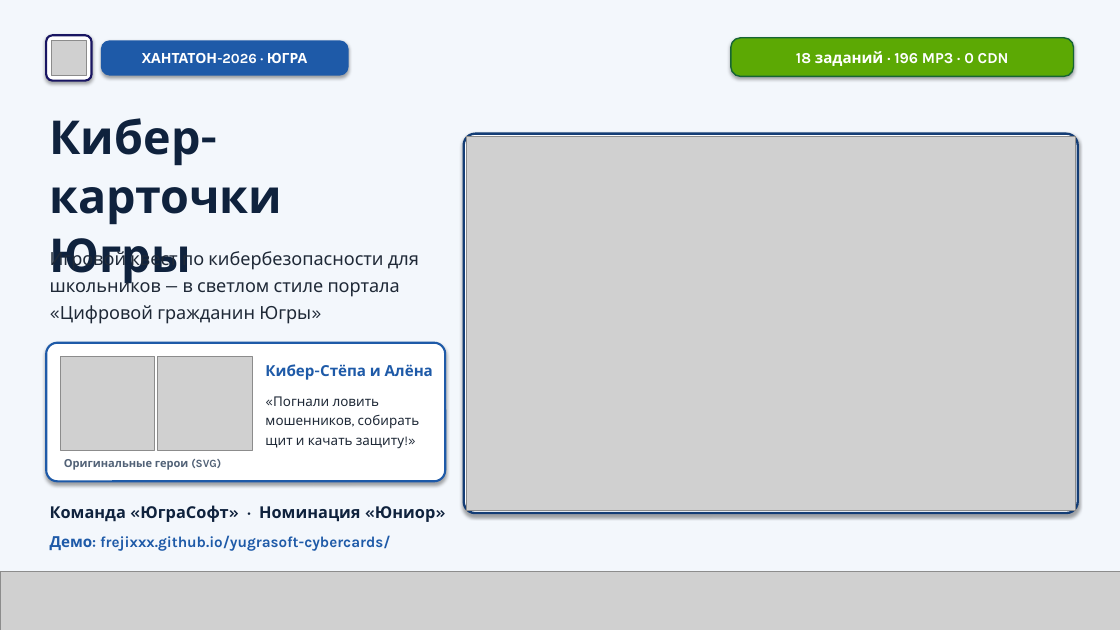
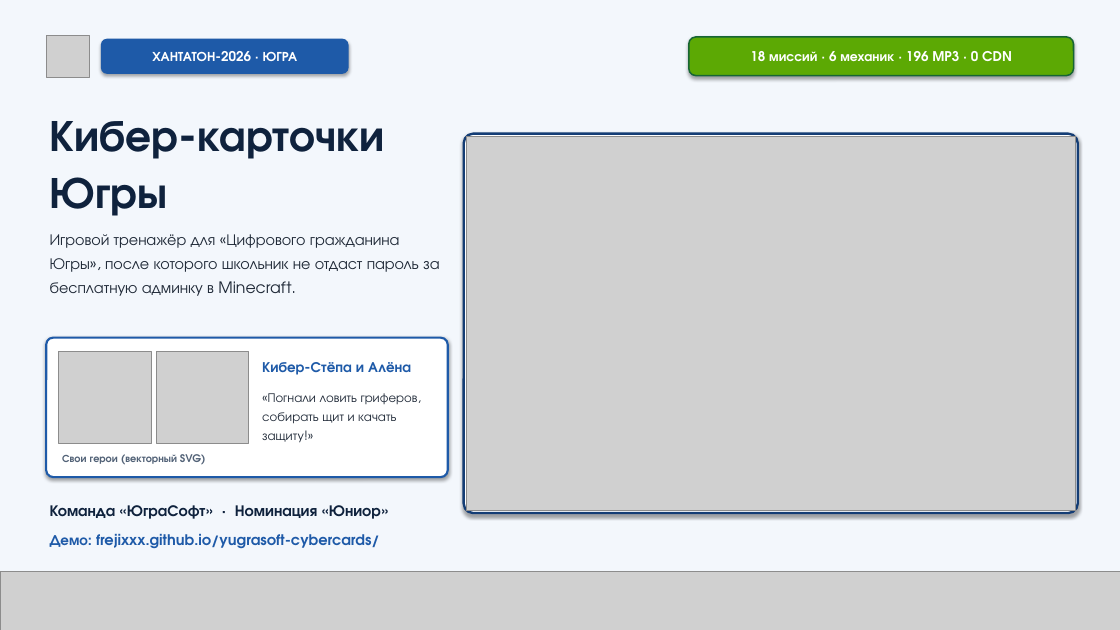
Before and after one commit to Frejixxx/yugrasoft-cybercards, a slide deck: slide 1 of Презентация_Кибер-карточки_Югры.pptx. Drawn at 1120x630 pixels with LibreOffice and Linux fonts; fonts in the diff are those of the drawing; grey boxes stand for pictures. Boxes give left, top, right and bottom in pixels: in the first picture for what was removed or moved away, otherwise in the second. Text is boxed around its words. In the diff, an @@ line names an element or a change of style, - is before the commit and + after.

```diff
--- a/Презентация_Кибер-карточки_Югры.pptx
+++ b/Презентация_Кибер-карточки_Югры.pptx
@@ picture: place and size @@
-picture at box(51, 40, 87, 76)
+picture at box(46, 35, 90, 77)
@@ rounded rectangle removed at box(46, 35, 92, 81) @@
@@ rounded rectangle "ХАНТАТОН-2026 · ЮГРА" at box(101, 39, 349, 74): size 12 to 11.5 pt, font Karla to TeX Gyre Adventor; proportions changed @@
@@ rounded rectangle "18 миссий · 6 механик ...": place and size @@
-rounded rectangle "18 миссий · 6 механик ..." at box(731, 38, 1074, 76)
+rounded rectangle "18 миссий · 6 механик ..." at box(689, 37, 1074, 76)
@@ rounded rectangle "18 миссий · 6 механик ..." at box(689, 37, 1074, 76): outline #166534 1.2 pt to #166534 1.3 pt; proportions changed @@
@@ text in rounded rectangle at box(750, 51, 1012, 62): text changed; size 13 to 11.5 pt; font Karla to TeX Gyre Adventor @@
-18 заданий · 196 MP3 · 0 CDN
+18 миссий · 6 механик · 196 MP3 · 0 CDN
@@ text "Кибер-карточки" at box(50, 121, 385, 216): size 40 to 38 pt, font Karla to TeX Gyre Adventor; line spacing 1.06 to 1.08 @@
@@ text added at box(50, 234, 439, 296), 13.5 pt, text #1F2937 @@
+Игровой тренажёр для «Цифрового гражданина Югры», после которого школьник не отдаст пароль за бесплатную админку в Minecraft.
@@ text removed at box(50, 248, 419, 324) @@
-Игровой квест по кибербезопасности для школьников — в светлом стиле портала «Цифровой гражданин Югры»
@@ 2 pictures, 1 rounded rectangle: place and size @@
-2 pictures, 1 rounded rectangle at box(46, 343, 445, 481)
+2 pictures, 1 rounded rectangle at box(46, 338, 448, 477)
@@ rounded rectangle at box(46, 338, 448, 477): proportions changed @@
@@ text "Кибер-Стёпа и Алёна" at box(262, 362, 411, 375): size 13 to 12.5 pt, font Karla to TeX Gyre Adventor @@
@@ text at box(262, 393, 418, 443): text changed; size 11.5 to 11 pt; font Karla to TeX Gyre Adventor @@
-«Погнали ловить мошенников, собирать щит и качать защиту!»
+«Погнали ловить гриферов, собирать щит и качать защиту!»
@@ text at box(62, 454, 206, 465): text changed; size 9.5 to 9 pt; font Karla to TeX Gyre Adventor @@
-Оригинальные герои (SVG)
+Свои герои (векторный SVG)
@@ text "Команда «ЮграСофт» · Номинация «Юниор»" at box(50, 505, 381, 519): size 14 to 13.5 pt, font Karla to TeX Gyre Adventor @@
@@ text "Демо: frejixxx.github.io/yugrasoft-cybercards/" at box(50, 534, 380, 548): size 13 to 12.5 pt, font Karla to TeX Gyre Adventor @@
```
Also in this commit, not shown: 4 other slides changed, 1 slide added, 1 slide removed, 4 other files.
